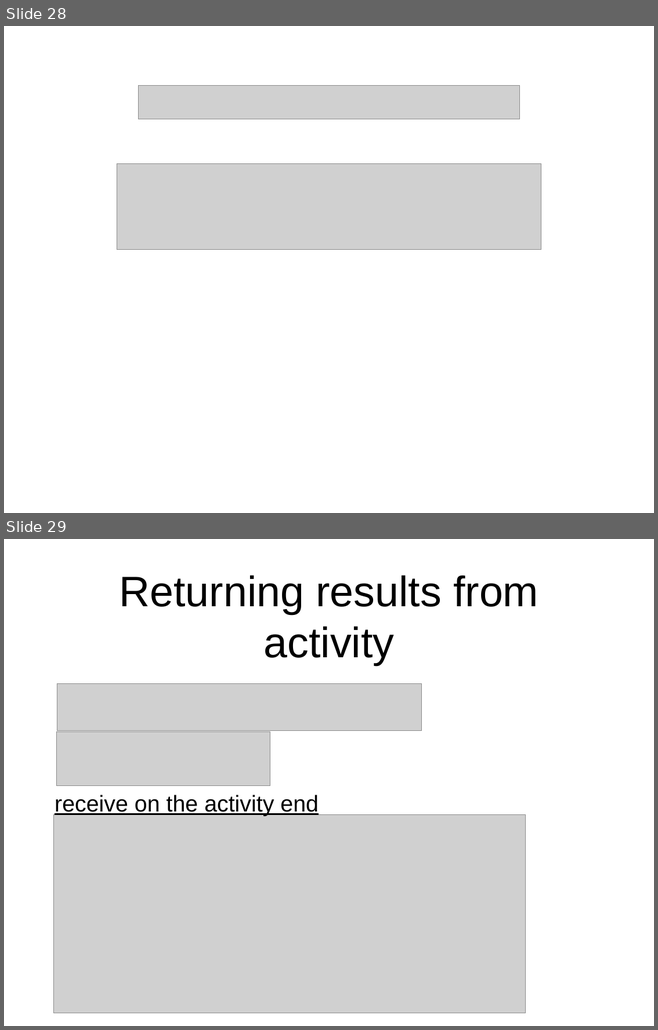
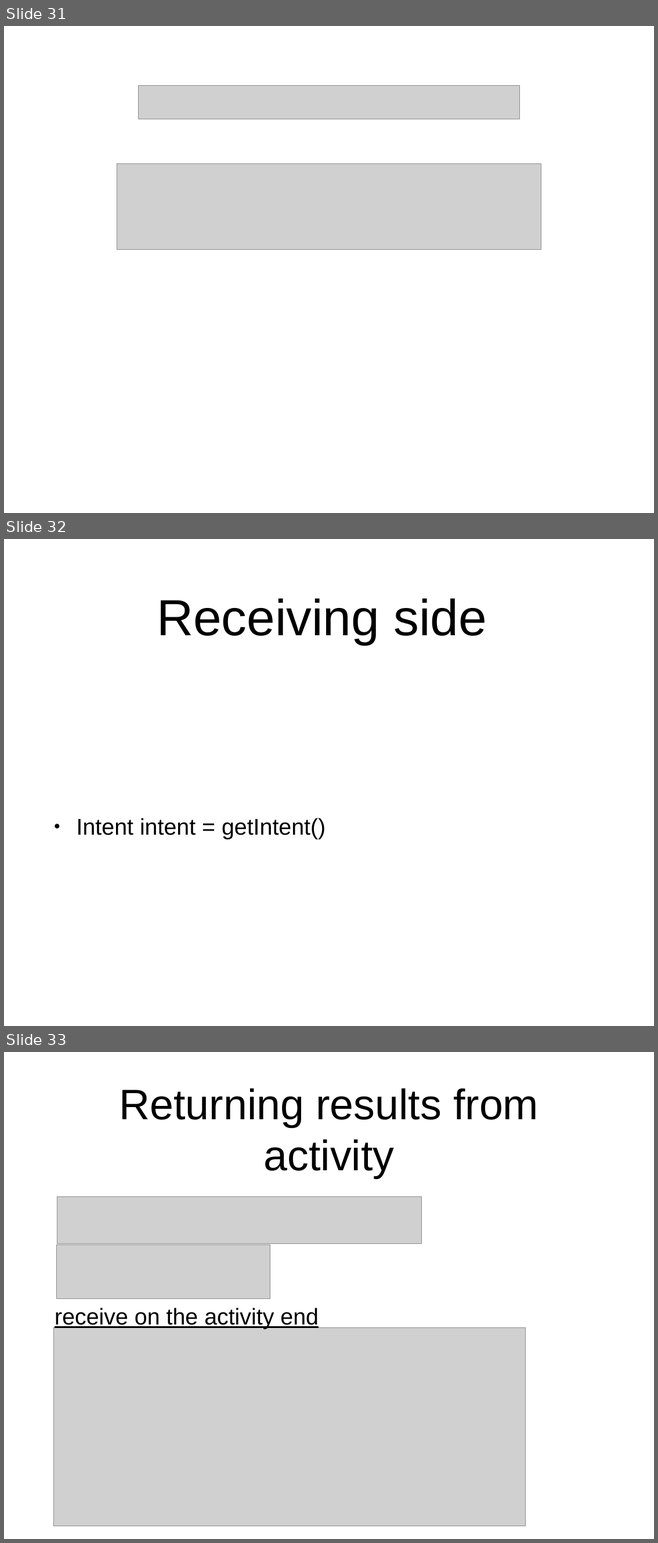
Before and after one commit to SerjSmor/AndroidSweatshop, a slide deck: Slides/Sweatshop 2/Workshop 2.pptx. Shown one above the other, each under a label of ours: slides 28 and 29 before the commit, slides 31, 32 and 33 after it. The pictures are 658x1030 and 658x1543 pixels, drawn with LibreOffice and Linux fonts; fonts in the diff are those of the drawing; grey boxes stand for pictures; background and template pictures are left out. Boxes give left, top, right and bottom in pixels: in the first picture for what was removed or moved away, otherwise in the second. Text is boxed around its words. In the diff, an @@ line names an element or a change of style, - is before the commit and + after.

```diff
--- a/Slides/Sweatshop 2/Workshop 2.pptx
+++ b/Slides/Sweatshop 2/Workshop 2.pptx
@@ slide 32 added at [4, 539, 654, 1026], background #FFFFFF @@
@@ title added at [157, 598, 487, 645], 80 pt, text #000000 @@
+Receiving side
@@ text added at [76, 818, 325, 839], 36 pt, text #000000 @@
+• Intent intent = getIntent()
@@ what was slide 28 is now slide 31 @@
@@ what was slide 29 is now slide 33 @@
```
Also in this commit, not shown: 1 slide changed, 8 other slides added, 3 slides removed, 35 other files.
